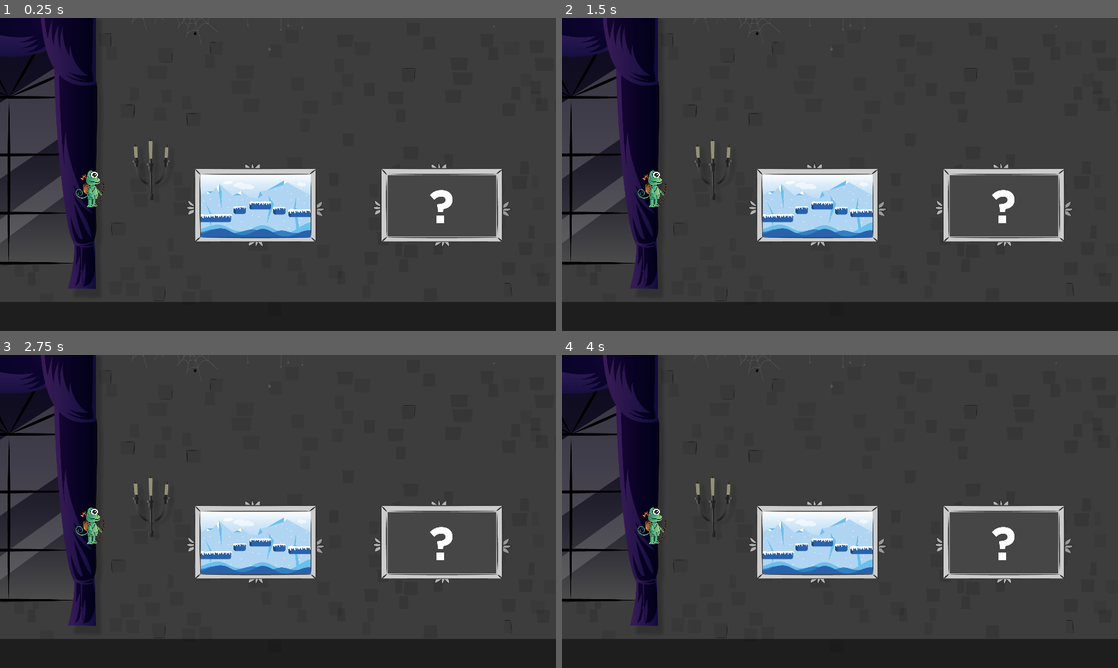
Above: before the commit, frames 1-4 (two rows, left to right).
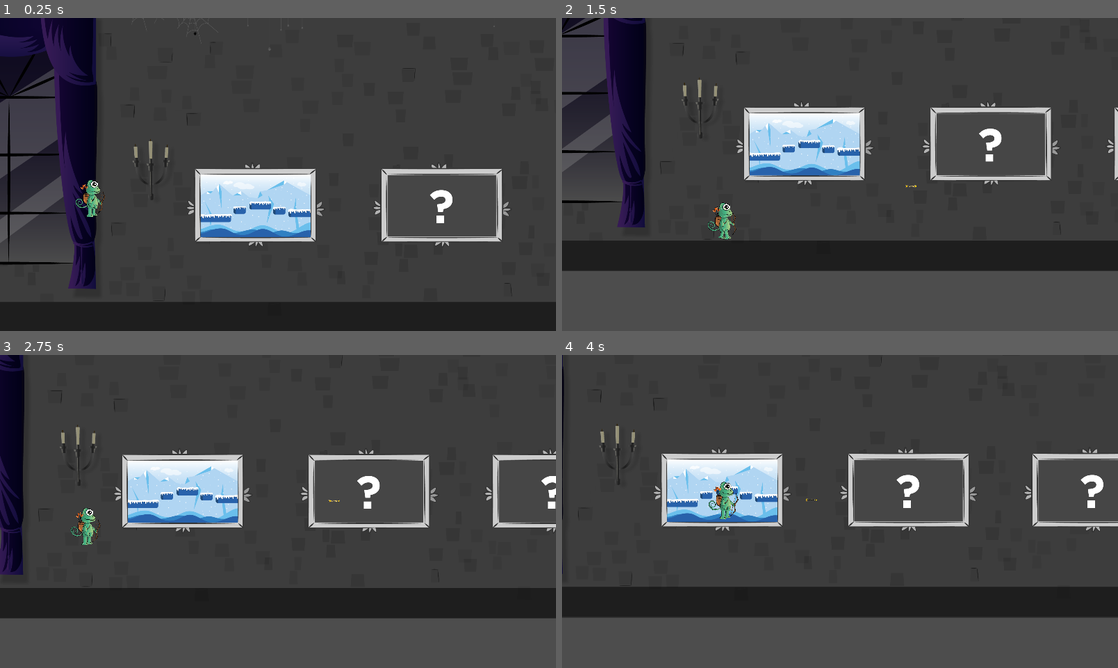
Above: after the commit, the same moments.

Repository: Elracoon/chameleon
Game: Godot game, scene res://scene chateau/scene_chateau.tscn
The game is run twice, just before and just after one commit, with the same random seed, the same clock (stepped at 60 frames per second) and the same inputs.
Inputs:
- Up to frame 1 (0.25 s): no input
- Up to frame 2 (1.5 s): hold D (move_right) from 0.53 s (still down); tap Space (fire_bullet) at 0.6 s; tap W (jump) at 0.77 s; tap E (interagir) at 1.35 s
- Up to frame 3 (2.75 s): tap W (jump) at 1.52 s; release D (move_right) at 2.03 s; hold A (move_left) from 2.03 s (still down); tap Space (fire_bullet) at 2.1 s
- Up to frame 4 (4 s): release A (move_left) at 2.78 s; hold D (move_right) from 2.78 s (still down); tap E (interagir) at 2.85 s; tap W (jump) at 3.02, 3.77 s; tap Space (fire_bullet) at 3.6 s

The runs differ from the first frame. In frame 1, 0.4% of the frame differs, in the area x 13-19%, y 48-64%; in frame 2, 39%; in frame 3, 40%; in frame 4, 40%, in the area x 0-100%, y 0-100%.
Error before the commit: Parse Error: Function "update_animation()" not found in base self. (res://code/player.gd:63)
Error after the commit: Attempt to call function 'play' in base 'null instance' on a null instance. (res://code/player.gd:29)

Commit message:
update to 4.2

Diff:
--- a/code/player.gd
+++ b/code/player.gd
@@ -60,5 +60,4 @@
 		get_parent().add_child(bullet)
 		bullet.position = $Marker2D.global_position
 
-	update_animation()
 	move_and_slide()
--- a/project.godot
+++ b/project.godot
@@ -12,7 +12,7 @@
 
 config/name="chameleon"
 run/main_scene="res://scene chateau/scene_chateau.tscn"
-config/features=PackedStringArray("4.1", "Forward Plus")
+config/features=PackedStringArray("4.2", "Forward Plus")
 config/icon="res://icon.svg"
 
 [display]
Not shown: 1 places in scene platform/node_2d.tscn that only renumber resources
